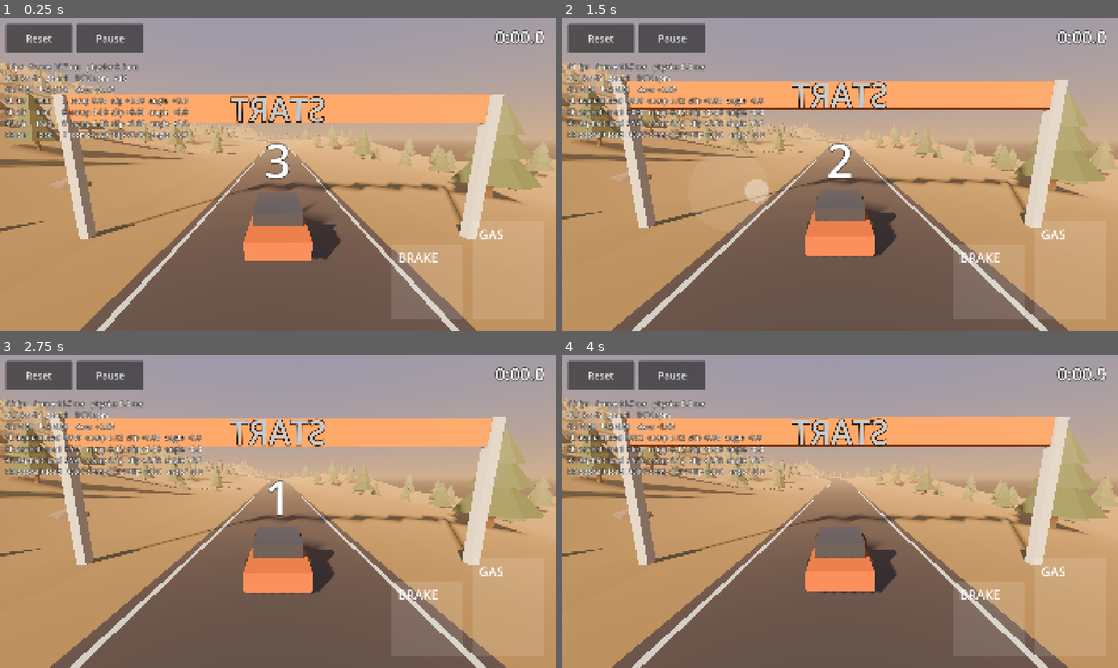
Above: before the commit, frames 1-4 (two rows, left to right).
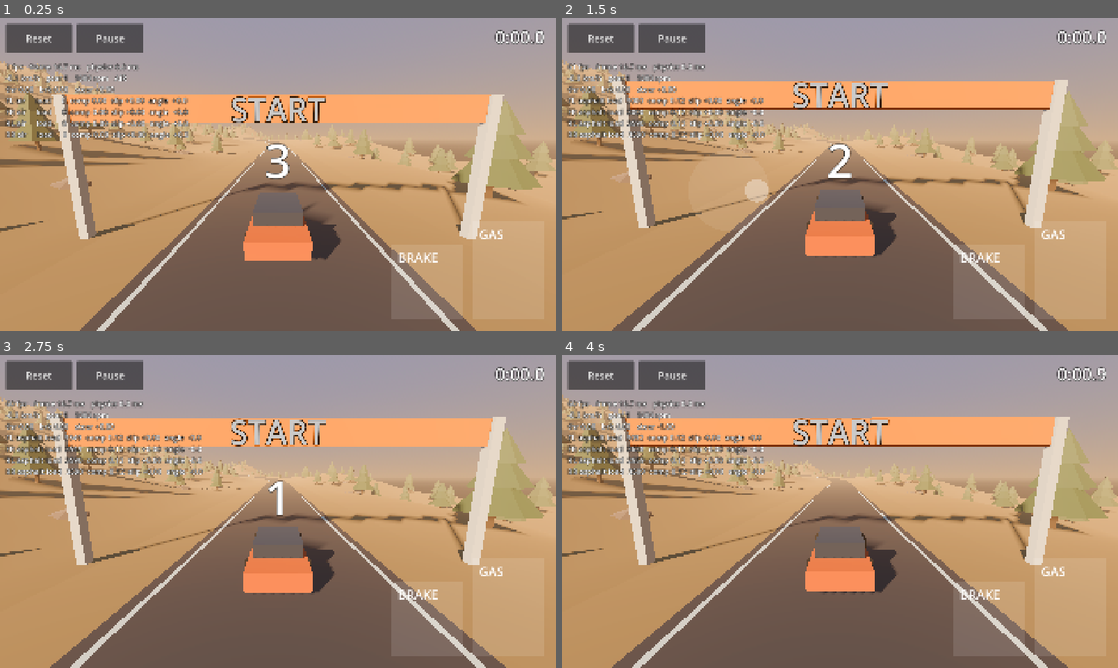
Above: after the commit, the same moments.

Repository: Stoian02/ridge
Game: Godot game, scene res://levels/rally_road/rally_road.tscn
The game is run twice, just before and just after one commit, with the same random seed, the same clock (stepped at 60 frames per second) and the same inputs.
Inputs (mouse positions are in pixels of both pictures, inside the frame that each line leads up to):
- Up to frame 1 (0.25 s): no input
- Up to frame 2 (1.5 s): tap Enter at 0.5 s; move the mouse to (962, 158) at 0.52 s; hold D (steer_right) 0.53-1.25 s; tap W (throttle) at 0.6 s; click (962, 158) at 0.67 s; drag from (728, 190) to (812, 237) at 1.27 s
- Up to frame 3 (2.75 s): move the mouse to (333, 442) at 2.02 s; hold D (steer_right) from 2.03 s (still down); tap Alt at 2.1 s
- Up to frame 4 (4 s): release D (steer_right) at 2.75 s; drag from (812, 574) to (673, 464) at 2.77 s; move the mouse to (1006, 558) at 3.52 s; hold A (steer_left) from 3.53 s (still down); tap W (throttle) at 3.6 s

The runs differ from the first frame. In frame 1, 1.0% of the frame differs, in the area x 41-59%, y 24-34%; in frame 2, 0.9%; in frame 3, 0.9%; in frame 4, 0.9%.

Commit message:
Make checkpoint gate text readable from the approaching car
Co-Authored-By: Claude Haiku 4.5 <noreply@anthropic.com>
Claude-Session: https://claude.ai/code/session_01RhfJavT34eWyW3enLLKWgH

Diff:
--- a/levels/trail/checkpoint_placer.gd
+++ b/levels/trail/checkpoint_placer.gd
@@ -83,7 +83,6 @@
 		text.font_size = 96
 		text.pixel_size = 0.01
 		text.position = Vector3(0.0, POST_HEIGHT - 0.4, 0.06)
-		text.rotation_degrees = Vector3(0.0, 180.0, 0.0)  # readable when driving toward it
 		gate.add_child(text)
 
 
--- a/tests/unit/test_scatter_and_checkpoints.gd
+++ b/tests/unit/test_scatter_and_checkpoints.gd
@@ -86,3 +86,14 @@
 	add_child_autofree(ball)
 	await wait_physics_frames(10)
 	assert_signal_emitted_with_parameters(placer, "gate_entered", [2, ball])
+
+
+func test_gate_text_reads_correctly_from_an_approaching_car() -> void:
+	var placer := CheckpointPlacer.new()
+	add_child_autofree(placer)
+	placer.build(sampler, profile, trail)
+	for i in placer.gate_distances.size():
+		var label: Label3D = placer.get_node("Gate%d" % i).find_children("*", "Label3D", false, false)[0]
+		# A Label3D reads correctly from its +Z side. The car arrives from behind the gate,
+		# driving along the road, so the label's +Z must point back against the road direction.
+		assert_lt(label.global_basis.z.dot(sampler.forward(placer.gate_distances[i])), -0.999, "gate %d" % i)
